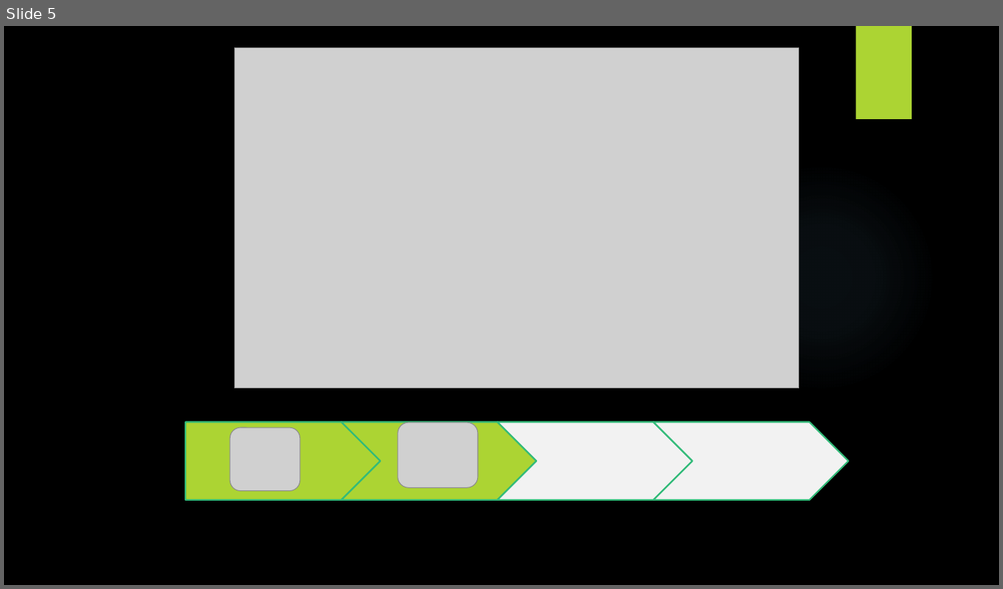
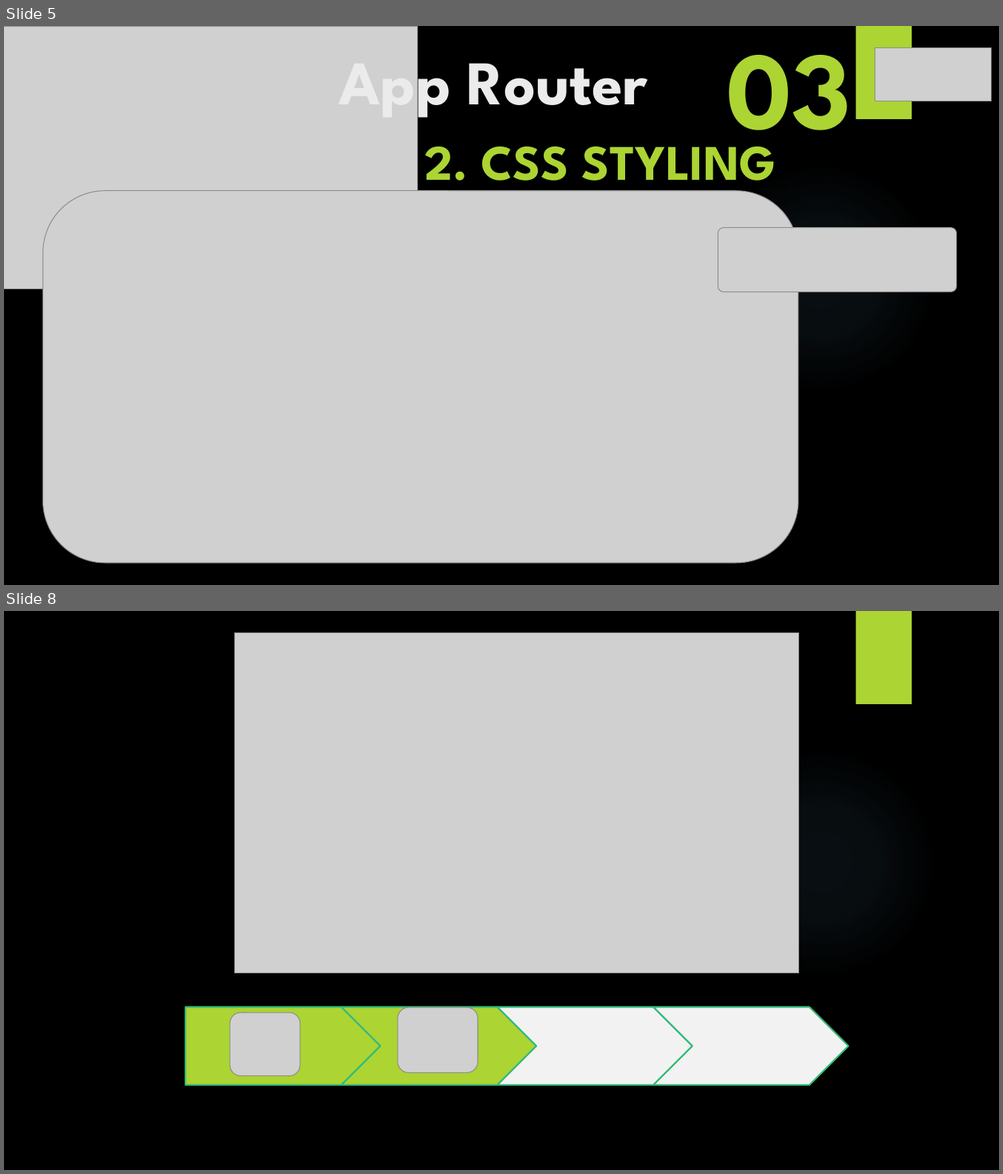
Before and after one commit to yasenstar/learn_javascript, a slide deck: learn_nextjs/2_App_Router/App_Router.pptx. Shown one above the other, each under a label of ours: slide 5 before the commit, slides 5 and 8 after it; the slides between them are not shown. The pictures are 1003x589 and 1003x1174 pixels, drawn with LibreOffice and Linux fonts; fonts in the diff are those of the drawing; grey boxes stand for pictures; background and template pictures are left out. Boxes give left, top, right and bottom in pixels: in the first picture for what was removed or moved away, otherwise in the second. Text is boxed around its words. In the diff, an @@ line names an element or a change of style, - is before the commit and + after.

```diff
--- a/learn_nextjs/2_App_Router/App_Router.pptx
+++ b/learn_nextjs/2_App_Router/App_Router.pptx
@@ slide 5 added at <box>4,26,999,585</box>, background picture (left out); not listed: 2 template elements that a slide beside it also shows @@
@@ picture added at <box>4,26,418,289</box> @@
@@ title added at <box>338,42,648,123</box>, 60 pt, text #EBEBEB, bold @@
+App Router
@@ text added at <box>726,55,851,161</box>, 106.4 pt, text #ACD433, bold @@
+03
@@ picture added at <box>875,48,990,101</box> @@
@@ subtitle added at <box>424,147,776,195</box>, 48 pt, text #ACD433, bold @@
+2. CSS STYLING
@@ picture added at <box>42,191,798,563</box> @@
@@ text added at <box>424,181,698,191</box>, 36 pt, text #ACD433, bold @@
+2.2 Tailwind CSS
@@ picture added at <box>718,227,957,292</box> @@
@@ what was slide 5 is now slide 8 @@
```
Also in this commit, not shown: 1 slide changed, 2 other slides added, 3 other files.
